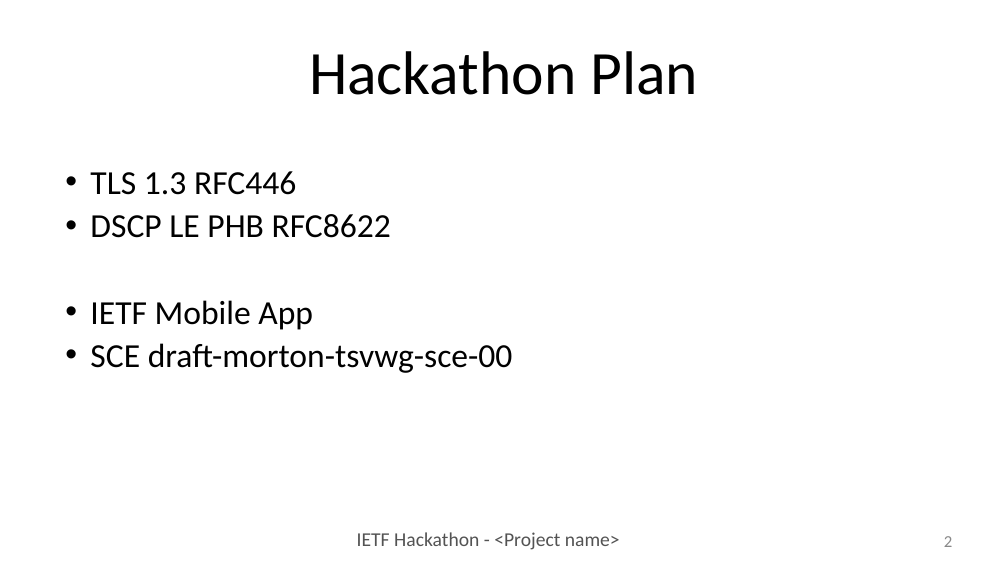
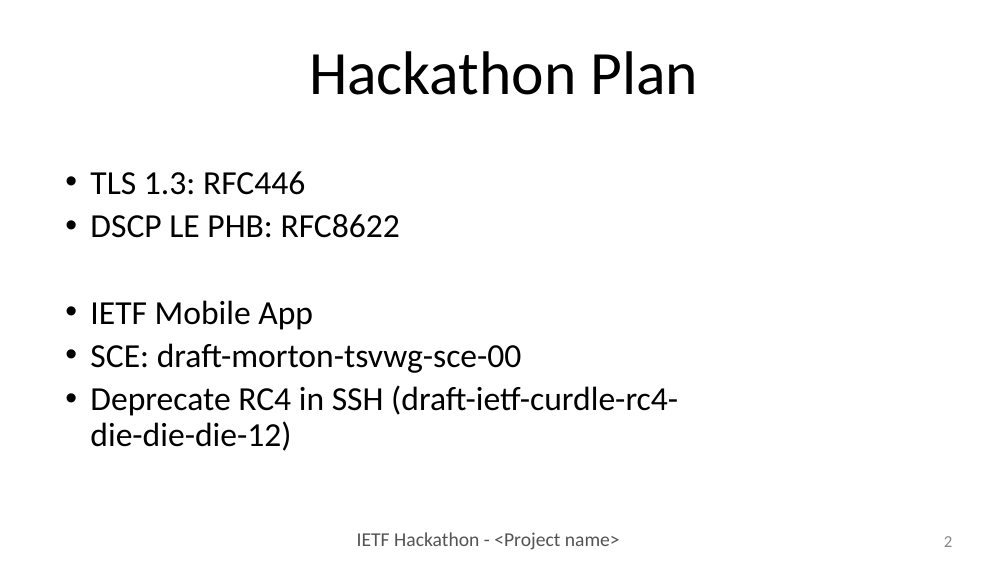
Before and after one commit to IETF-Hackathon/ietf105-project-presentations, a slide deck: slide 2 of hackathon-presentation-ietf105_tls13_ssh_sce_ma_dscp_le_phb.pptx. Drawn at 1008x567 pixels with LibreOffice and Linux fonts; fonts in the diff are those of the drawing. Boxes give left, top, right and bottom in pixels: in the first picture for what was removed or moved away, otherwise in the second. Text is boxed around its words. In the diff, an @@ line names an element or a change of style, - is before the commit and + after.

Commit message:
include mention of rc4

```diff
--- a/hackathon-presentation-ietf105_tls13_ssh_sce_ma_dscp_le_phb.pptx
+++ b/hackathon-presentation-ietf105_tls13_ssh_sce_ma_dscp_le_phb.pptx
@@ text at (x1=90, y1=171, x2=400, y2=238): text changed @@
-• TLS 1.3 RFC446
-• DSCP LE PHB RFC8622
+• TLS 1.3: RFC446
+• DSCP LE PHB: RFC8622
@@ text at (x1=90, y1=343, x2=678, y2=451): text changed @@
-• SCE draft-morton-tsvwg-sce-00
+• SCE: draft-morton-tsvwg-sce-00
+• Deprecate RC4 in SSH (draft-ietf-curdle-rc4-die-die-die-12)
```
